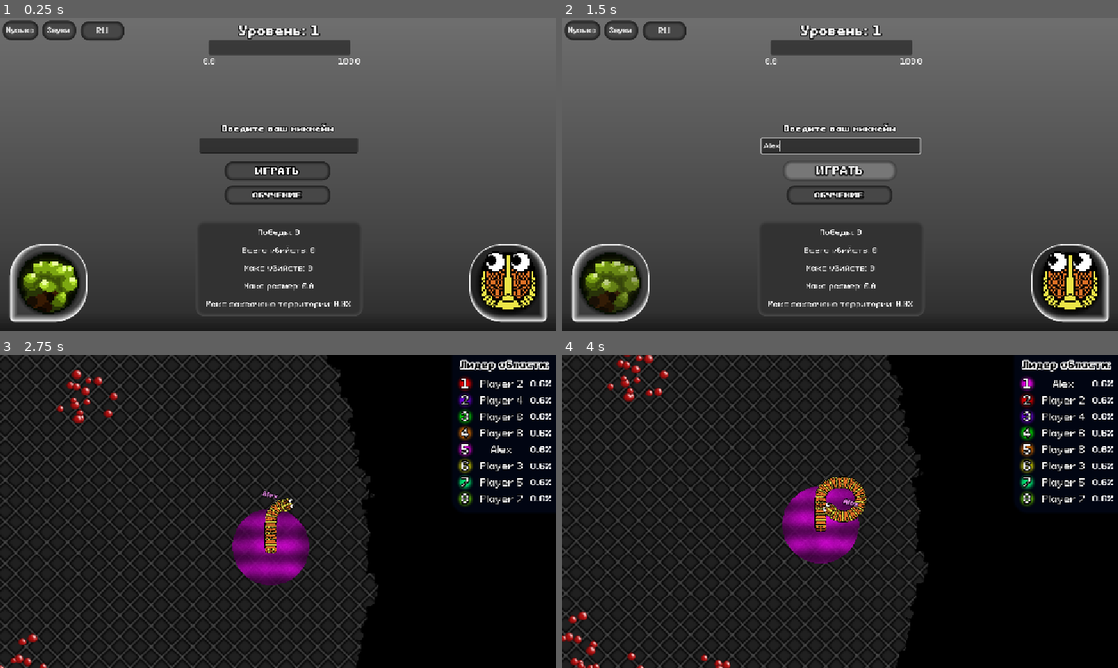
Above: before the commit, frames 1-4 (two rows, left to right).
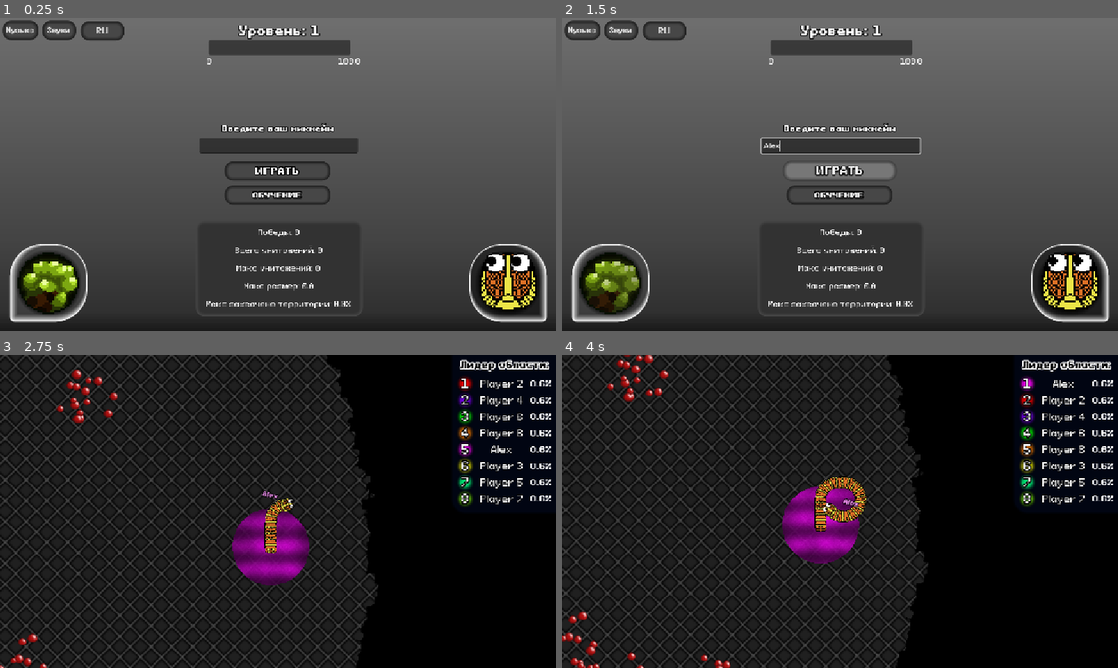
Above: after the commit, the same moments.

Repository: PeVANoD/Development-Management
Game: Godot game, scene res://project/scenes/menu/main_menu.tscn
The game is run twice, just before and just after one commit, with the same random seed, the same clock (stepped at 60 frames per second) and the same inputs. Sound files missing from this copy of the repository are replaced by a short silence.
Inputs (mouse positions are in pixels of both pictures, inside the frame that each line leads up to):
- Up to frame 1 (0.25 s): no input
- Up to frame 2 (1.5 s): click (840, 146) at 0.52 s; type "Alex" at 0.6 s; click "ИГРАТЬ" at 1.25 s
- Up to frame 3 (2.75 s): tap Enter (Enter) at 2, 2.1 s; move the mouse to (400, 495) at 2.02 s; hold Up (ui_up) from 2.03 s (still down); click (400, 495) at 2.3 s
- Up to frame 4 (4 s): move the mouse to (728, 527) at 2.77 s; release Up (ui_up) at 2.78 s; click (728, 527) at 2.85 s; right-click (728, 527) at 3.05 s; move the mouse to (895, 442) at 3.52 s; hold Up (ui_up) from 3.53 s (still down); right-click (895, 442) at 3.6 s; click (895, 442) at 3.67 s; tap Enter (Enter) at 3.8 s

The runs differ from the first frame. In frame 1, 0.4% of the frame differs, in the area x 36-96%, y 12-82%; in frame 2, 0.4%; in frame 3, less than 0.1%; in frame 4, less than 0.1%.

Commit message:
a bit score

Diff:
--- a/project.godot
+++ b/project.godot
@@ -46,6 +46,16 @@
 "events": [Object(InputEventKey,"resource_local_to_scene":false,"resource_name":"","device":-1,"window_id":0,"alt_press …(195 unchanged characters)…
 ]
 }
+LMB={
+"deadzone": 0.2,
+"events": [Object(InputEventMouseButton,"resource_local_to_scene":false,"resource_name":"","device":-1,"window_id":0,"alt_pressed":false,"shift_pressed":false,"ctrl_pressed":false,"meta_pressed":false,"button_mask":0,"position":Vector2(0, 0),"global_position":Vector2(0, 0),"factor":1.0,"button_index":1,"canceled":false,"pressed":false,"double_click":false,"script":null)
+]
+}
+RMB={
+"deadzone": 0.2,
+"events": [Object(InputEventMouseButton,"resource_local_to_scene":false,"resource_name":"","device":-1,"window_id":0,"alt_pressed":false,"shift_pressed":false,"ctrl_pressed":false,"meta_pressed":false,"button_mask":2,"position":Vector2(372, 15),"global_position":Vector2(381, 63),"factor":1.0,"button_index":2,"canceled":false,"pressed":true,"double_click":false,"script":null)
+]
+}
 
 [rendering]
 
--- a/project/scenes/menu/main_menu.tscn
+++ b/project/scenes/menu/main_menu.tscn
@@ -912,7 +912,7 @@
 animation = &"1"
 
 [node name="Eyes" type="Node2D" parent="CanvasLayer/Skin/Slot/Head"]
-position = Vector2(-11, 3.38554e-05)
+position = Vector2(-10.4595, 3.38554e-05)
 script = ExtResource("10_k1xn1")
 
 [node name="1" type="AnimatedSprite2D" parent="CanvasLayer/Skin/Slot/Head/Eyes"]
@@ -1118,7 +1118,6 @@
 offset_bottom = 200.0
 grow_horizontal = 2
 grow_vertical = 2
-scale = Vector2(1e-05, 1e-05)
 pivot_offset = Vector2(500, 524)
 
 [node name="Panel" type="Panel" parent="CanvasLayer/Choose/ChooseWindow"]
@@ -1362,7 +1361,7 @@
 animation = &"1"
 
 [node name="Eyes" type="Node2D" parent="CanvasLayer/Choose/ChooseWindow/SKIN/H/1/Sprite/Head" groups=["Eyes"]]
-position = Vector2(-11, 3.38554e-05)
+position = Vector2(-10.457, 3.38554e-05)
 script = ExtResource("10_k1xn1")
 
 [node name="1" type="AnimatedSprite2D" parent="CanvasLayer/Choose/ChooseWindow/SKIN/H/1/Sprite/Head/Eyes"]
@@ -1459,7 +1458,7 @@
 animation = &"2"
 
 [node name="Eyes" type="Node2D" parent="CanvasLayer/Choose/ChooseWindow/SKIN/H/2/Sprite/Head" groups=["Eyes"]]
-position = Vector2(-11, 3.38554e-05)
+position = Vector2(-10.457, 3.38554e-05)
 script = ExtResource("10_k1xn1")
 
 [node name="1" type="AnimatedSprite2D" parent="CanvasLayer/Choose/ChooseWindow/SKIN/H/2/Sprite/Head/Eyes"]
--- a/project/scenes/snake.tscn
+++ b/project/scenes/snake.tscn
@@ -286,7 +286,7 @@
 animation = &"0"
 
 [node name="Eyes" type="Node2D" parent="Head"]
-position = Vector2(-11, 7.00004)
+position = Vector2(-10, 7.00004)
 
 [node name="1" type="AnimatedSprite2D" parent="Head/Eyes"]
 position = Vector2(2.57492e-05, -2.57493e-05)
@@ -346,6 +346,7 @@
 [node name="CPU1" type="CPUParticles2D" parent="Head/Mouth"]
 position = Vector2(-22, 7.96401e-05)
 emitting = false
+amount = 12
 texture = SubResource("GradientTexture2D_7xpkp")
 lifetime = 0.3
 one_shot = true
@@ -354,8 +355,8 @@
 direction = Vector2(0, 0)
 spread = 180.0
 gravity = Vector2(0, 0)
-initial_velocity_min = 40.0
-initial_velocity_max = 120.0
+initial_velocity_min = 60.0
+initial_velocity_max = 160.0
 scale_amount_min = 0.15
 scale_amount_max = 0.25
 scale_amount_curve = SubResource("Curve_3a2nh")
@@ -365,6 +366,7 @@
 [node name="CPU2" type="CPUParticles2D" parent="Head/Mouth"]
 position = Vector2(-22, 7.96401e-05)
 emitting = false
+amount = 12
 texture = SubResource("GradientTexture2D_7xpkp")
 lifetime = 0.3
 one_shot = true
@@ -373,8 +375,8 @@
 direction = Vector2(0, 0)
 spread = 180.0
 gravity = Vector2(0, 0)
-initial_velocity_min = 40.0
-initial_velocity_max = 120.0
+initial_velocity_min = 60.0
+initial_velocity_max = 160.0
 scale_amount_min = 0.15
 scale_amount_max = 0.25
 scale_amount_curve = SubResource("Curve_3a2nh")
@@ -384,6 +386,7 @@
 [node name="CPU3" type="CPUParticles2D" parent="Head/Mouth"]
 position = Vector2(-22, 7.96401e-05)
 emitting = false
+amount = 12
 texture = SubResource("GradientTexture2D_7xpkp")
 lifetime = 0.3
 one_shot = true
@@ -392,8 +395,8 @@
 direction = Vector2(0, 0)
 spread = 180.0
 gravity = Vector2(0, 0)
-initial_velocity_min = 40.0
-initial_velocity_max = 120.0
+initial_velocity_min = 60.0
+initial_velocity_max = 160.0
 scale_amount_min = 0.15
 scale_amount_max = 0.25
 scale_amount_curve = SubResource("Curve_3a2nh")
@@ -403,6 +406,7 @@
 [node name="CPU4" type="CPUParticles2D" parent="Head/Mouth"]
 position = Vector2(-22, 7.96401e-05)
 emitting = false
+amount = 12
 texture = SubResource("GradientTexture2D_7xpkp")
 lifetime = 0.3
 one_shot = true
@@ -411,8 +415,8 @@
 direction = Vector2(0, 0)
 spread = 180.0
 gravity = Vector2(0, 0)
-initial_velocity_min = 40.0
-initial_velocity_max = 120.0
+initial_velocity_min = 60.0
+initial_velocity_max = 160.0
 scale_amount_min = 0.15
 scale_amount_max = 0.25
 scale_amount_curve = SubResource("Curve_3a2nh")
--- a/project/scripts/map.gd
+++ b/project/scripts/map.gd
@@ -122,6 +122,7 @@
 	tween.tween_property(node, "modulate", target_color, duration).set_trans(Tween.TransitionType.TRANS_SINE).set_ease(Tween.EaseType.EASE_IN_OUT)
 @onready var change_view_node = $"../.."
 
+var game_won = false
 func check_game():
 	if !G.alive:
 		#print("Loooooose...")
@@ -129,16 +130,19 @@
 		Engine.time_scale = 0.8
 		smooth_modulate_transition(change_view_node,Color8(0x45, 0x21, 0x12, 255), 0.2)
 		await get_tree().create_timer(1).timeout
-		if Input.is_mouse_button_pressed(MOUSE_BUTTON_RIGHT) || Input.is_mouse_button_pressed(MOUSE_BUTTON_LEFT):
+		$"../../../uiNode".sessionEnd()
+		if Input.is_action_just_pressed("RMB") || Input.is_action_just_pressed("LMB"):
 			Engine.time_scale = 1.0
 			get_tree().change_scene_to_file("res://project/scenes/menu/main_menu.tscn")
-	elif $Snakes.get_child_count() < 2 and !G.result_is_win:
+	elif $Snakes.get_child_count() < 2 and !game_won:
 		G.kills = $Snakes.get_child(0).kills
+		$"../../../uiNode".sessionEnd(true)
 		G.result_is_win = true
 		smooth_modulate_transition(change_view_node,Color8(0x00, 0x82, 0x31, 255), 0.5)
 		Engine.time_scale = 1.2
 		await get_tree().create_timer(2).timeout
-		if Input.is_mouse_button_pressed(MOUSE_BUTTON_RIGHT) || Input.is_mouse_button_pressed(MOUSE_BUTTON_LEFT):
+		if Input.is_action_just_pressed("RMB") || Input.is_action_just_pressed("LMB"):
+			game_won = true
 			Engine.time_scale = 1.0
 			get_tree().change_scene_to_file("res://project/scenes/menu/main_menu.tscn")
 
@@ -158,11 +162,6 @@
 		if G.alive:
 			$Snakes.get_child(0).kill_snake()
 
-	# Информация о территории
-	if Input.is_action_just_pressed("Enter"):
-		if curSnake != null and curSnake < snakeArr.size():
-			print("Территория текущей змейки: ", territory_capture.get_territory_area(curSnake))
-		print("Общая территория: ", territory_capture.get_total_territory_area())
 
 	# Выбор змейки для управления
 	for i in range(10):  # Клавиши 0-9
--- a/project/scripts/menu/main_menu_script.gd
+++ b/project/scripts/menu/main_menu_script.gd
@@ -33,8 +33,8 @@
 		"nickname_enter": "Введите ваш никнейм",
 		"nickname_result": "Никнейм: ",
 		"wins_result": "Победы: ",
-		"total_kills_result": "Всего убийств: ",
-		"max_kills_result": "Макс убийств: ",
+		"total_kills_result": "Всего унитожений: ",
+		"max_kills_result": "Макс унитожений: ",
 		"size_result": "Макс размер: ",
 		"terrain_result": "Макс захвачено территории: ",
 		"player_level": "Уровень: "
@@ -66,6 +66,8 @@
 
 func _ready():
 	# Применяем текущий язык
+	$CanvasLayer/ExpBar/MinValue.text = str($CanvasLayer/ExpBar.value)
+	$CanvasLayer/ExpBar/MaxValue.text = str($CanvasLayer/ExpBar.max_value)
 	$CanvasLayer/NicknameInput.text = G.nickname
 	_apply_language()
 	$CanvasLayer/ExpBar/MinValue.text = str(G.player_exp)
@@ -225,20 +227,18 @@
 
 # Шкала опыта
 func set_exp_value(new_value):
-	var temp_value : int = 0
-	if $CanvasLayer/ExpBar.value + new_value > max_exp_value:
-		temp_value = new_value - max_exp_value
-	$CanvasLayer/ExpBar.value += new_value
-	if $CanvasLayer/ExpBar.value >= max_exp_value:
+	var temp_value : int = new_value
+	if $CanvasLayer/ExpBar.value + temp_value > max_exp_value:
+		temp_value -= max_exp_value
 		level += 1
-		$CanvasLayer/ExpBar.min_value = max_exp_value
-		min_exp_value = max_exp_value
 		max_exp_value = float(int(max_exp_value * 1.5))
 		$CanvasLayer/ExpBar.max_value = max_exp_value
+		$CanvasLayer/ExpBar/MinValue.text = str($CanvasLayer/ExpBar.value)
+		$CanvasLayer/ExpBar/MaxValue.text = str($CanvasLayer/ExpBar.max_value)
+		$CanvasLayer/ExpBar/LevelValue.text = language_texts[current_language]["player_level"] + str(level)
+		set_exp_value(temp_value)
+	else:
 		$CanvasLayer/ExpBar.value += temp_value
-	$CanvasLayer/ExpBar/MinValue.text = str($CanvasLayer/ExpBar.value)
-	$CanvasLayer/ExpBar/MaxValue.text = str($CanvasLayer/ExpBar.max_value)
-	$CanvasLayer/ExpBar/LevelValue.text = language_texts[current_language]["player_level"] + str(level)
 
 # Статистика игрока
 func set_player_stats(wins, total_kills, max_kills, max_territory, max_size):
--- a/project/scripts/polygon_2d.gd
+++ b/project/scripts/polygon_2d.gd
@@ -152,12 +152,11 @@
 		state.is_capturing = false
 		return
 
-	# Замыкаем путь всегда, чтобы создать замкнутый полигон
+	# Замыкаем путь если нужно
 	var first_point = state.capture_points[0]
 	var last_point = state.capture_points[-1]
 
-	# Всегда замыкаем полигон, даже если точки близко
-	if first_point != last_point:
+	if first_point.distance_to(last_point) > min_distance:
 		state.capture_points.append(first_point)
 
 	process_capture(snake_index, state.capture_points)
@@ -176,7 +175,7 @@
 	var local_point = global_to_territory_local(point)
 	return is_point_in_territory(local_point, snake_index)
 
-# Основная функция обработки захвата
+# Основная функция обработки захвата - БЕЗ ИЗМЕНЕНИЙ
 func process_capture(snake_index: int, capture_points: PackedVector2Array):
 	if capture_points.size() < 3:
 		return
@@ -185,12 +184,13 @@
 	var first_point = capture_points[0]
 	var last_point = capture_points[-1]
 
-	# Всегда замыкаем полигон если он не замкнут
-	if first_point != last_point:
-		capture_points.append(first_point)
-
-	# Используем улучшенную обработку полигона
-	var capture_polygon = create_polygon_from_path(capture_points)
+	if first_point.distance_to(last_point) > min_distance * 2:
+		if first_point.distance_to(last_point) < min_distance * 3:
+			capture_points.append(first_point)
+		else:
+			return
+
+	var capture_polygon = simplify_polygon(capture_points)
 	if capture_polygon.size() < 3:
 		return
 
@@ -221,27 +221,6 @@
 	update_territory_mesh()
 	queue_redraw()
 
-func create_polygon_from_path(path_points: PackedVector2Array) -> PackedVector2Array:
-	if path_points.size() < 3:
-		return PackedVector2Array()
-
-	# Проверяем, является ли полигон самопересекающимся
-	# Используем offset_polygon для создания несамопересекающегося полигона
-	var offset_result = Geometry2D.offset_polygon(path_points, 0.0)
-
-	if not offset_result.is_empty():
-		# Берем первый (внешний) контур
-		return offset_result[0]
-	else:
-		# Если offset не сработал, пробуем триангуляцию
-		var indices = Geometry2D.triangulate_polygon(path_points)
-		if not indices.is_empty() and indices.size() >= 3:
-			# Если триангуляция успешна, используем исходные точки
-			return path_points
-
-	# Если все методы не сработали, возвращаем упрощенный полигон
-	return simplify_polygon(path_points)
-
 func combine_polygons(polygons: Array) -> PackedVector2Array:
 	if polygons.size() == 1:
 		return polygons[0]
@@ -281,8 +260,7 @@
 		if simplified[-1].distance_to(points[i]) > min_distance * 0.5:
 			simplified.append(points[i])
 
-	# Всегда замыкаем полигон
-	if simplified.size() >= 3 and simplified[0] != simplified[-1]:
+	if simplified.size() >= 3 and simplified[0].distance_to(simplified[-1]) > min_distance:
 		simplified.append(simplified[0])
 
 	return simplified
--- a/project/scripts/snake.gd
+++ b/project/scripts/snake.gd
@@ -78,6 +78,9 @@
 	$"Head/90".set_collision_mask_value(9+snakeNum,false)
 
 func _physics_process(delta):
+	if snakeNum == 0:
+		#print(G.kills)
+		pass
 	update_camera()
 	checkInputs(delta)
 	update_position_history()
@@ -424,10 +427,8 @@
 			3:
 				$Head/Mouth/CPU4.restart()
 				$Head/Mouth/CPU4.emitting = true
-				which_CPU = -1
+				which_CPU = -4
 		which_CPU += 1
-
-		which_CPU != which_CPU
 	if body:
 		if body.is_in_group("Snake") and body.get_node("../../..") != self:
 			var other_snake = body.get_node("../../..")
@@ -455,7 +456,6 @@
 	await get_tree().create_timer(0.4).timeout
 	$"Head/Eyes/1/lid".speed_scale = 0.5
 	$"Head/Eyes/1/lid".play("lid")
-	print("WINK")
 	await get_tree().create_timer(0.6).timeout
 	special_eyes = false
 	lock_eyes = false
--- a/project/scripts/ui_node.gd
+++ b/project/scripts/ui_node.gd
@@ -8,7 +8,7 @@
 		"nickname_result": "Никнейм: ",
 		"terrain_result": "Территории захвачено: ",
 		"size_result": "Размер: ",
-		"kills_result": "Убито: ",
+		"kills_result": "Уничтожено: ",
 		"exp_result": "Опыта получено: ",
 		"terrain_size": "Лидер области:",
 		"body_size": "Лидер длины:"
@@ -63,7 +63,6 @@
 	setAliveSnakes()
 	sortTerrain()
 	sortSize()
-	sessionEnd()
 
 var count_left = 8
 func setAliveSnakes():
@@ -124,16 +123,13 @@
 				pos += 1
 
 # Передача инфы про настоящую сессию после смерти/победы
-func sessionEnd() -> void:
-	if session_finished:
-		return
-	if !G.alive and !$PassSessionPanel.visible:
+func sessionEnd(win = false) -> void:
+	if !win and !session_finished:
 		session_finished = true
 		await get_tree().create_timer(0.4).timeout
 		sessionEndText(text, "defeat")
-	elif G.result_is_win and !$PassSessionPanel.visible:
+	elif win and !session_finished:
 		session_finished = true
-		await get_tree().create_timer(2).timeout
 		player_exp += 100
 		G.wins += 1
 		sessionEndText(text, "victory")
@@ -144,7 +140,7 @@
 	$PassSessionPanel.visible = true
 	$PassSessionPanel/PassSessionBox/EndResLabel.text = text[match_res]
 	$PassSessionPanel/PassSessionBox/NicknameLabel.text = text["nickname_result"] + G.nickname
-	$PassSessionPanel/PassSessionBox/TerrainLabel.text = text["terrain_result"] + str(G.terrain)
+	$PassSessionPanel/PassSessionBox/TerrainLabel.text = text["terrain_result"] + str(G.terrain) + "%"
 	$PassSessionPanel/PassSessionBox/SizeLabel.text = text["size_result"] + str(G.size)
 	$PassSessionPanel/PassSessionBox/KillsLabel.text = text["kills_result"] + str(G.kills)
 	$PassSessionPanel/PassSessionBox/ExpLabel.text = text["exp_result"] + str(player_exp)
Not shown: 1 places in project/resources/but_basic.tres that only renumber resources
Not shown: 1 places in project/scenes/menu/main_menu.tscn that only renumber resources
